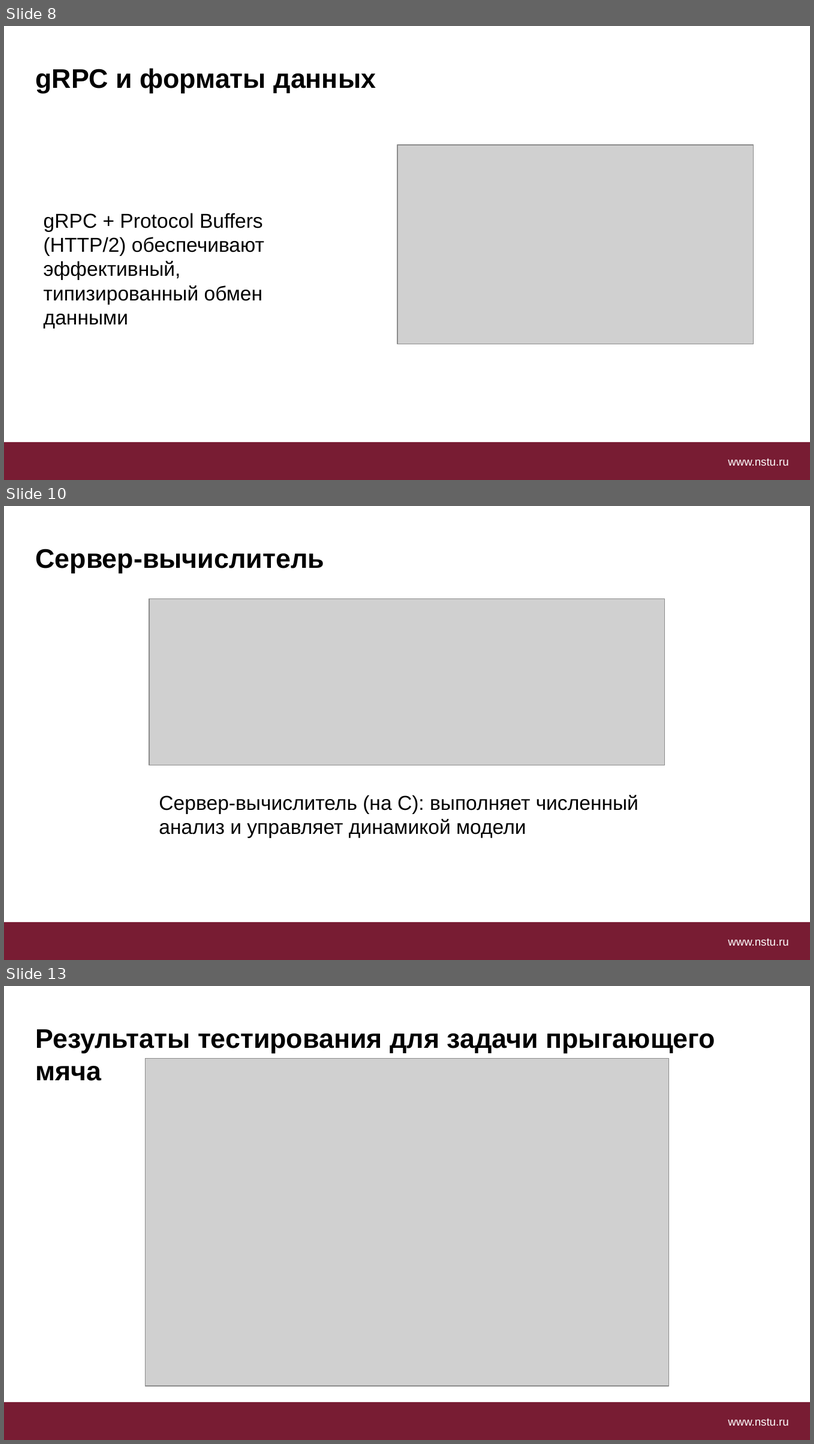
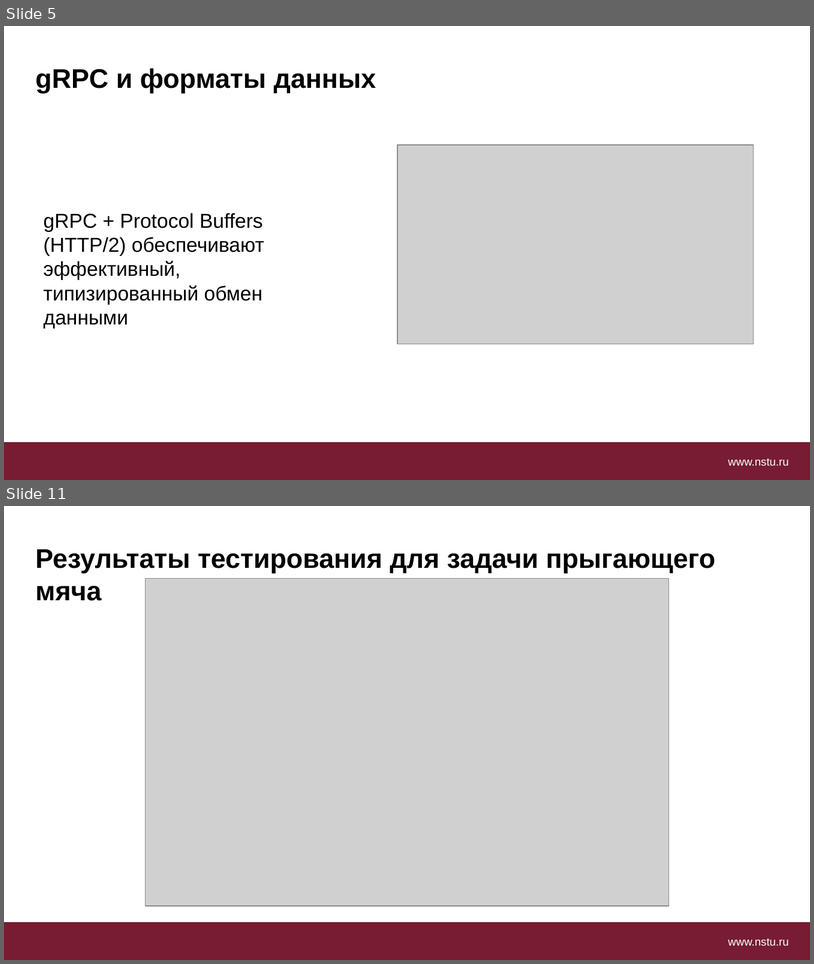
Before and after one commit to blrds/diploma, a slide deck: преза.pptx. Shown one above the other, each under a label of ours: slides 8, 10 and 13 before the commit, slides 5 and 11 after it; the slides between them are not shown. The pictures are 814x1444 and 814x964 pixels, drawn with LibreOffice and Linux fonts; fonts in the diff are those of the drawing; grey boxes stand for pictures; background and template pictures are left out. Boxes give left, top, right and bottom in pixels: in the first picture for what was removed or moved away, otherwise in the second. Text is boxed around its words. In the diff, an @@ line names an element or a change of style, - is before the commit and + after.

```diff
--- a/преза.pptx
+++ b/преза.pptx
@@ slide 10 removed at bbox=[4, 506, 810, 960], background #FFFFFF; not listed: 2 template elements that a slide beside it also shows @@
@@ text removed at bbox=[35, 549, 324, 573] @@
-Сервер-вычислитель
@@ picture removed at bbox=[149, 599, 665, 765] @@
@@ text removed at bbox=[159, 795, 639, 837] @@
-Сервер-вычислитель (на C): выполняет численный анализ и управляет динамикой модели
@@ what was slide 8 is now slide 5 @@
@@ what was slide 13 is now slide 11 @@
```
Also in this commit, not shown: 4 slides changed, 6 slides added, 10 other slides removed, 2 other files.
